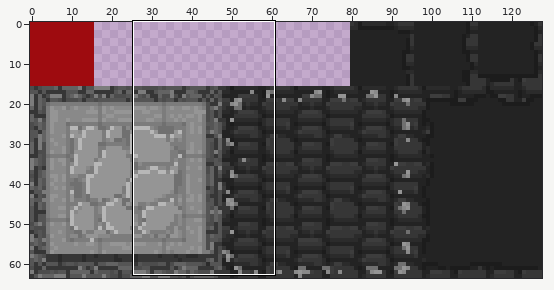
Edited in one commit: sprite sheet (src/Messenger/sprites/Sprite12/fa3a2c3b-5955-407f-94c7-2d6df653220d.png). The picture above shows the old version from afar; the outline marks the close-up.
Close-up. Before the commit:
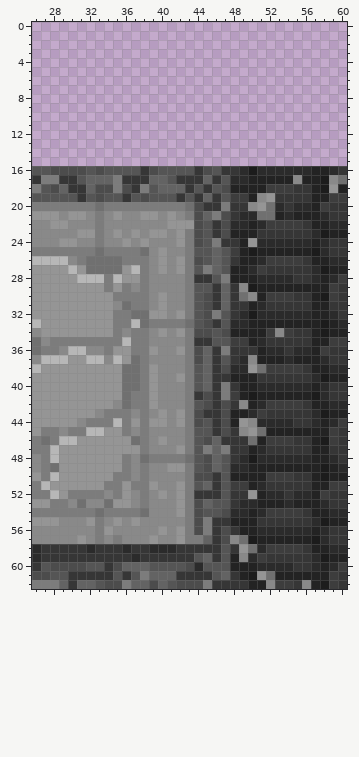
The file is 128x64 pixels. Colours within 5 levels of each other are drawn and written as one. Shown: x 26..60, y 0..62.
After:
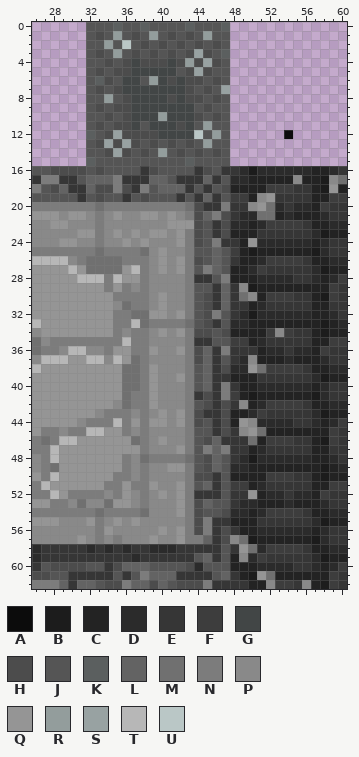
Palette (. is transparent): A #0c0c0c  B #1c1c1c  C #232323  D #2b2b2b  E #363636  F #3d3d3d  G #424646  H #4c4c4c  J #555555  K #5b5f5f  L #636363  M #707070  N #7c7c7c  P #898989  Q #959595  R #939d9c  S #98a2a2  T #b7b7b7  U #bac7c6
Changes in this commit:
y 0: x 32..47 ................ -> JJJKJJKJJJJKJJJK
y 1: x 32..47 ................ -> JHJRJHJRJHJHJRJJ
y 2: x 32..47 ................ -> JJRJUJHJHJHJHJHJ
y 3: x 32..47 ................ -> JHJRJHJHJHJHSHJK
y 4: x 32..47 ................ -> JJHJHGHHHGHRHSHJ
y 5: x 32..47 ................ -> JHJHHGGGGGJHSHJJ
y 6: x 32..47 ................ -> JKHJGGJRGHGHHJHJ
y 7: x 32..47 ................ -> JHJHGGGGGGGHJHJS
y 8: x 32..47 ................ -> JJRJHGGGGHGHHJHJ
y 9: x 32..47 ................ -> JHJHHGGGGGGGJHJJ
y 10: x 32..47 ................ -> JJHJHGGGRGGGHJHJ
y 11: x 32..47 ................ -> JHJHHGJGGGHGJRJJ
y 12: x 32..47 ................ -> KJHSHHHHGGGGUJRJ; x 54 . -> A
y 13: x 32..47 ................ -> JHSHSHJHJHJHJRJJ
y 14: x 32..47 ................ -> JJHSHJHJRJHJHJHJ
y 15: x 32..47 ................ -> KJJJJJJJJJJKJJJJ
y 58: x 34 E -> D
